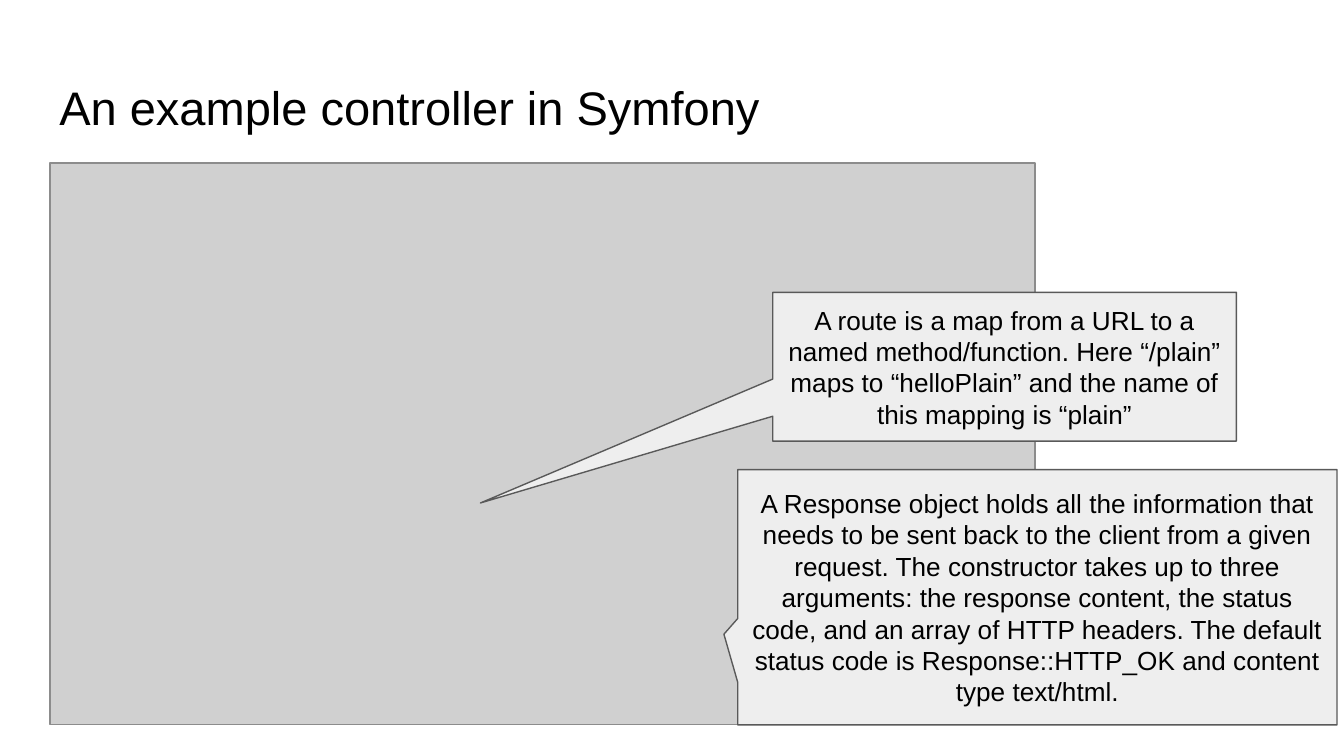
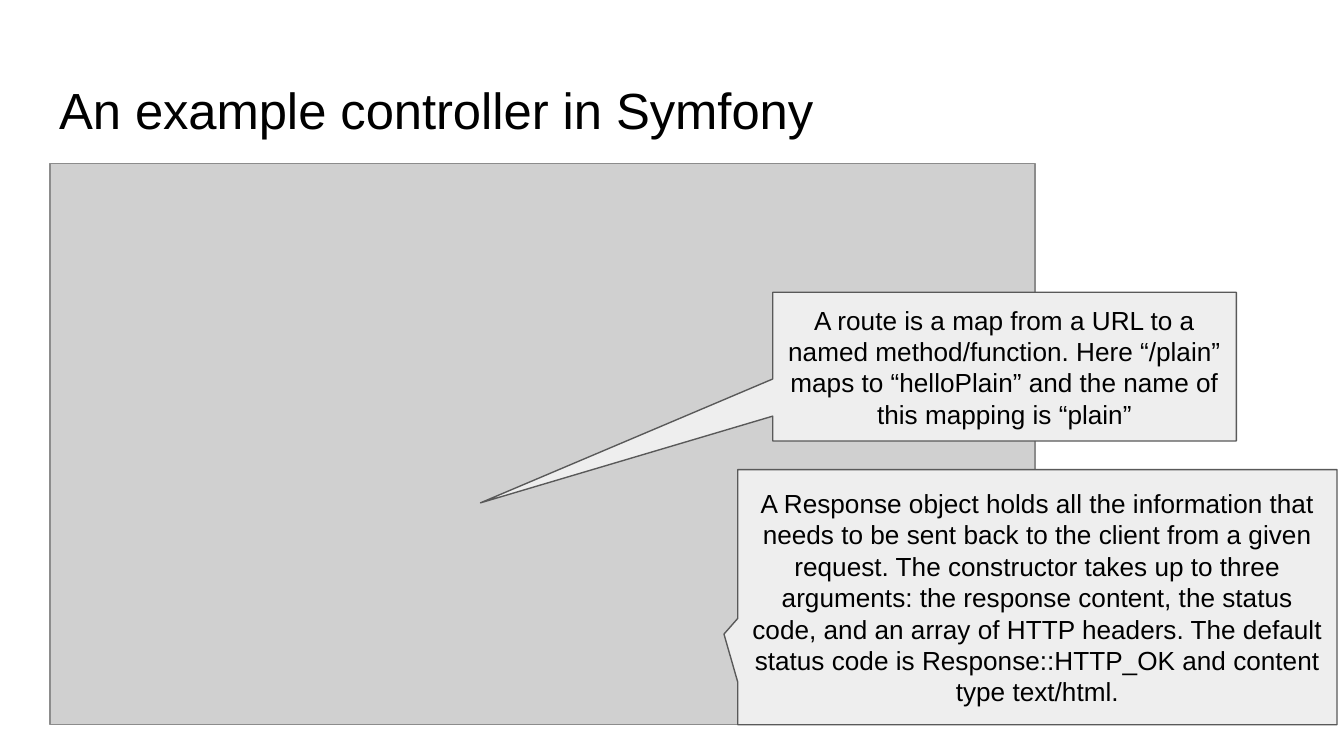
Before and after one commit to damorim/php, a slide deck: slide 5 of day2/symfony-basics.pptx. Drawn at 1344x756 pixels with LibreOffice and Linux fonts; fonts in the diff are those of the drawing; grey boxes stand for pictures. Boxes give left, top, right and bottom in pixels: in the first picture for what was removed or moved away, otherwise in the second. Text is boxed around its words. In the diff, an @@ line names an element or a change of style, - is before the commit and + after.

```diff
--- a/day2/symfony-basics.pptx
+++ b/day2/symfony-basics.pptx
@@ text "An example controller in Symfony" at (59, 92, 813, 140): size 25.2 to 27.2 pt @@
@@ speech box "A route is a map ..." at (773, 293, 1236, 442): outline #595959 0.75 pt to #595959 0.74 pt @@
```
Also in this commit, not shown: 2 other slides changed, 2 other files.
